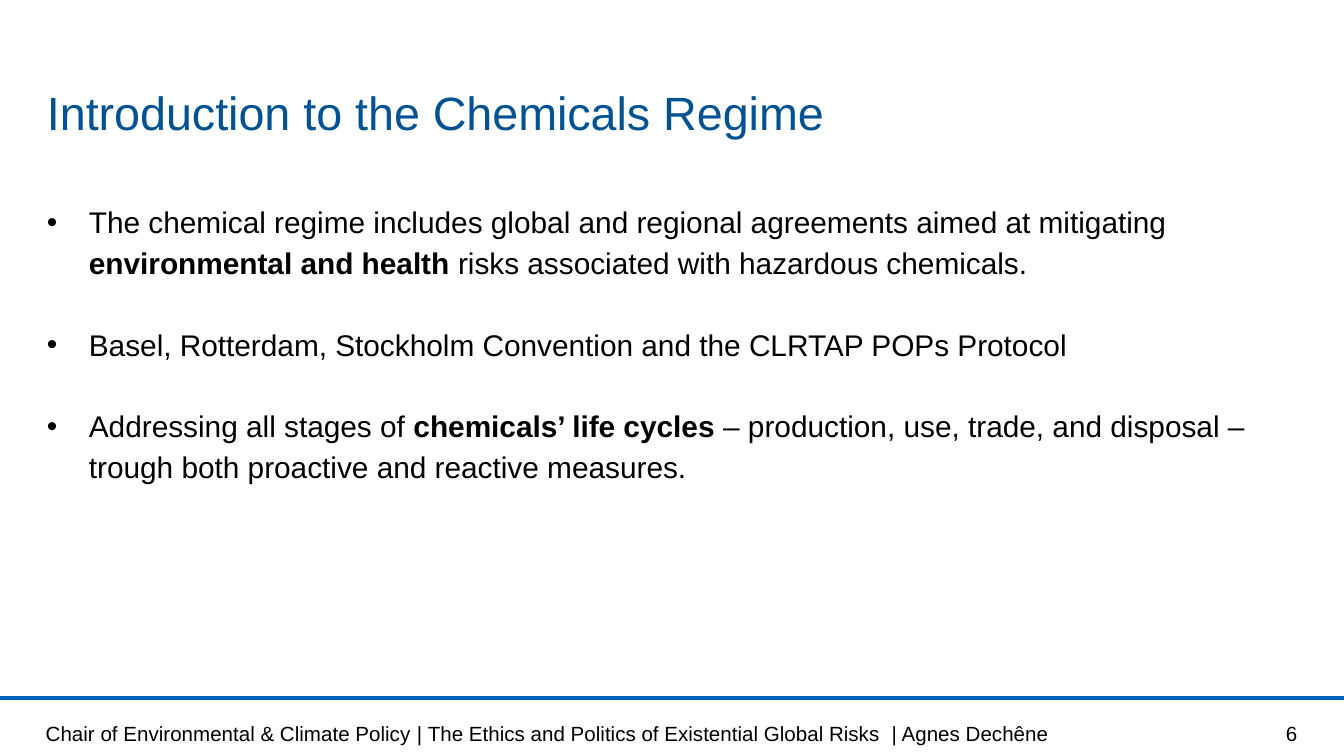
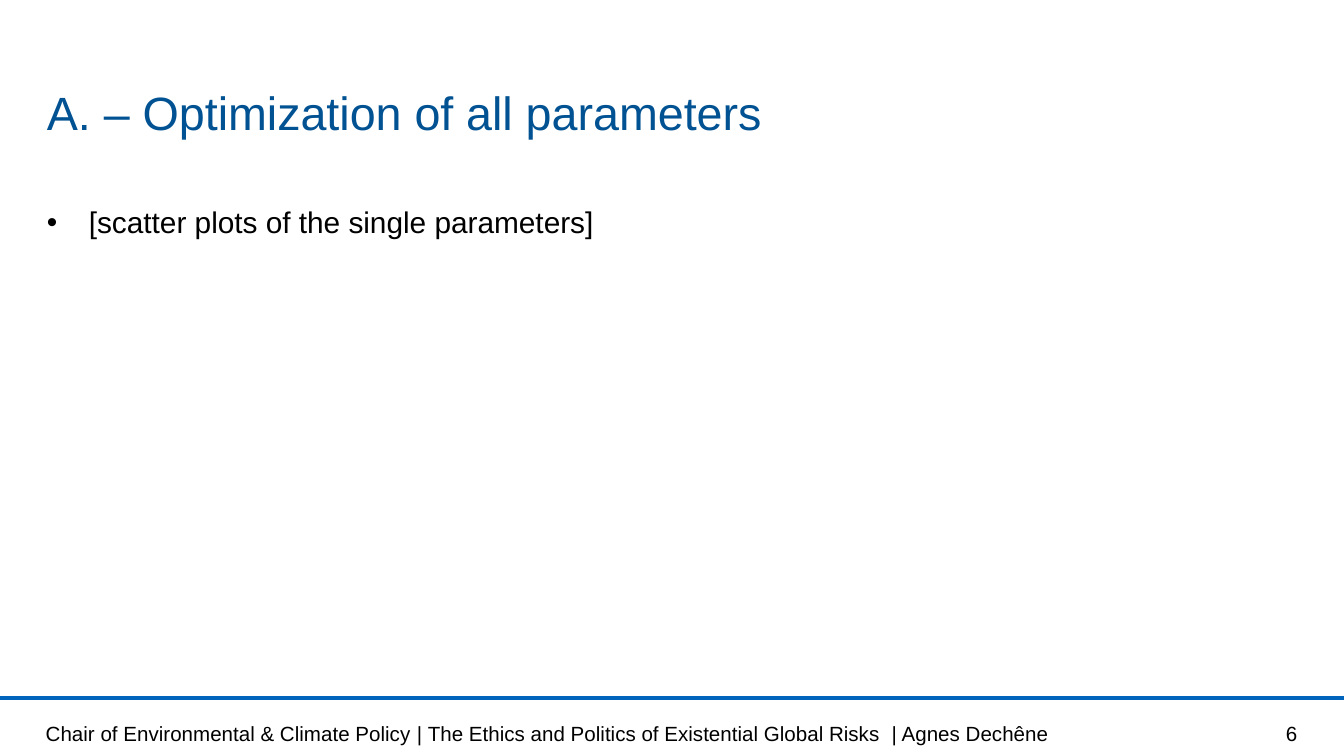
Before and after one commit to lisab00/UncertaintyQuantificationHydrology, a slide deck: slide 6 of MMUQ_task1.pptx. Drawn at 1344x756 pixels with LibreOffice and Linux fonts; fonts in the diff are those of the drawing; background and template pictures are left out. Boxes give left, top, right and bottom in pixels: in the first picture for what was removed or moved away, otherwise in the second. Text is boxed around its words. In the diff, an @@ line names an element or a change of style, - is before the commit and + after.

```diff
--- a/MMUQ_task1.pptx
+++ b/MMUQ_task1.pptx
@@ title at [47, 96, 762, 140]: text changed @@
-Introduction to the Chemicals Regime
+A. – Optimization of all parameters
@@ text at [89, 211, 594, 239]: text changed @@
-• The chemical regime includes global and regional agreements aimed at mitigating environmental and health risks associated with hazardous chemicals.
-• Basel, Rotterdam, Stockholm Convention and the CLRTAP POPs Protocol
-• Addressing all stages of chemicals’ life cycles – production, use, trade, and disposal – trough both proactive and reactive measures.
+• [scatter plots of the single parameters]
```
Also in this commit, not shown: 3 other slides changed, 2 slides added, 1 slide removed.
